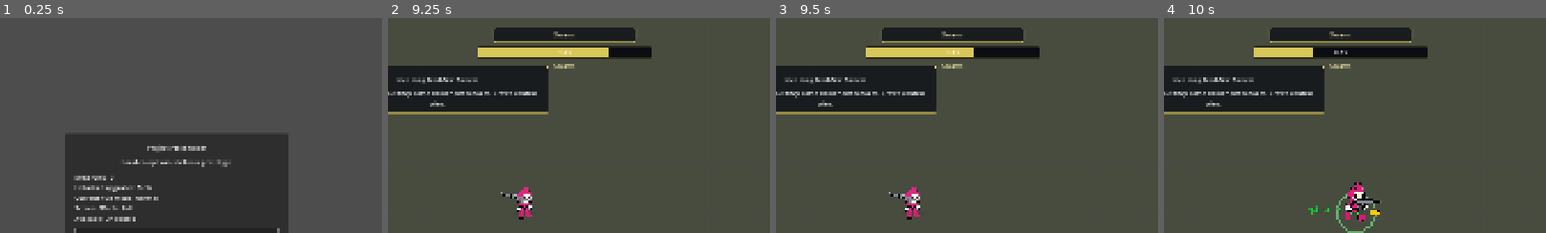
Above: before the commit, frames 1-4 (left to right).
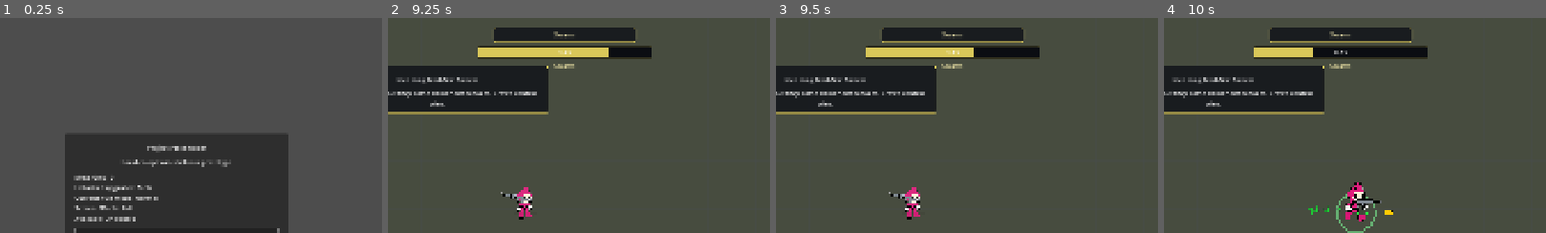
Above: after the commit, the same moments.

Repository: snaxico/project-twin-stick
Game: Godot game, scene res://scenes/ui/Bootstrap.tscn
Same seed, same stepped clock (60 frames per second), same inputs: the game is played once before the commit and once after it.
Inputs (mouse positions are % of the whole screen's width and height, from its top left):
- Up to frame 1 (0.25 s): no input
- Up to frame 2 (9.25 s): click "Play" at 0.5 s; click "Settings" at 1.25 s; click "Full" at 2 s; click "Heavy Auto" at 2.75 s; click "Off" at 3.5 s; click "Back" at 4.25 s; click "1 Player" at 5 s; click "1 Player" at 5.75 s; click "Normal" at 6.5 s; click "Normal" at 7.25 s; click "Start Run" at 8 s; click "Fight +2 Gold" at 8.75 s
- Up to frame 3 (9.5 s): no input
- Up to frame 4 (10 s): tap Enter at 9.5 s; move the mouse to (72, 45) at 9.52 s; hold Right (ui_right) from 9.53 s (still down); hold R from 9.53 s (still down); click (72, 45) at 9.67 s; tap Space at 9.77 s
The pictures show only the part of the screen within x 27-77%, y 0-50%; the shares and areas given below are measured in that part.

Frames 1-3 are identical in both runs. In frame 4, 0.1% of the frame differs, in the area x 48-60%, y 89-92%.

Commit message:
Patch 15 combat feel follow-up

Diff:
--- a/data/weapons.json
+++ b/data/weapons.json
@@ -12,9 +12,9 @@
       "max_level": 5,
       "pools": ["reward", "shop"],
       "base_stats": {
-        "damage": 10.0,
-        "fire_rate": 4.62962962962963,
-        "projectile_speed": 540.0,
+        "damage": 14.0,
+        "fire_rate": 5.0,
+        "projectile_speed": 648.0,
         "range": 520.0,
         "area": 4.0,
         "amount": 1,
@@ -263,11 +263,11 @@
         "kind": "grenade",
         "projectile_count": 1,
         "spread_radians": 0.0,
-        "cooldown_mult": 1.0,
+        "cooldown_mult": 0.9,
         "base_projectile_speed": 125.0,
         "projectile_speed_mult": 1.0,
-        "damage_mult": 1.0,
-        "explosion_radius_mult": 1.0,
+        "damage_mult": 1.35,
+        "explosion_radius_mult": 1.15,
         "base_fuse_time": 1.0,
         "fuse_time_mult": 1.0,
         "base_gravity_force": 520.0,
--- a/scripts/enemies/Enemy.gd
+++ b/scripts/enemies/Enemy.gd
@@ -1,7 +1,7 @@
 extends CharacterBody2D
 
 signal enemy_died(enemy)
-signal fire_requested(origin, direction, speed, damage, team, color)
+signal fire_requested(origin, direction, speed, damage, team, color, projectile_scale)
 signal hit_received(enemy, damage_amount, lethal)
 
 const FLASH_SHADER_CODE := """
@@ -55,6 +55,7 @@
 var _death_explosion_damage: int = 0
 var _projectile_burst_count := 1
 var _projectile_spread_radians := 0.0
+var _projectile_visual_scale := 1.0
 var _knockback_velocity: Vector2 = Vector2.ZERO
 var _flash_material: ShaderMaterial = null
 var _flash_tween: Tween = null
@@ -73,6 +74,7 @@
 var _charge_direction := Vector2.ZERO
 var _charge_windup_ends_at := 0.0
 var _charge_dash_ends_at := 0.0
+var _charge_recovery_ends_at := 0.0
 var _next_charge_at := 0.0
 var _slam_direction := Vector2.ZERO
 var _slam_windup_ends_at := 0.0
@@ -91,14 +93,15 @@
 	match type_name:
 		"spitter":
 			enemy_type = EnemyType.SPITTER
-			max_health = 20
+			max_health = 24
 			move_speed = 110.0
-			fire_interval = 2.6
-			projectile_speed = 280.0
+			fire_interval = 3.9
+			projectile_speed = 224.0
 			projectile_damage = 10
 			preferred_distance = 230.0
 			_projectile_burst_count = 1
 			_projectile_spread_radians = 0.0
+			_projectile_visual_scale = 1.1
 		"charger":
 			enemy_type = EnemyType.CHARGER
 			max_health = 40
@@ -110,6 +113,7 @@
 			preferred_distance = 200.0
 			_projectile_burst_count = 0
 			_projectile_spread_radians = 0.0
+			_projectile_visual_scale = 1.0
 		"bruiser":
 			enemy_type = EnemyType.BRUISER
 			max_health = 60
@@ -121,6 +125,7 @@
 			preferred_distance = 60.0
 			_projectile_burst_count = 0
 			_projectile_spread_radians = 0.0
+			_projectile_visual_scale = 1.0
 		"boss":
 			enemy_type = EnemyType.BOSS
 			max_health = 180
@@ -132,9 +137,10 @@
 			preferred_distance = 240.0
 			_projectile_burst_count = 5
 			_projectile_spread_radians = 0.14
+			_projectile_visual_scale = 1.0
 		_:
 			enemy_type = EnemyType.CHASER
-			max_health = 30
+			max_health = 21
 			move_speed = 145.0
 			fire_interval = 1.3
 			projectile_speed = 340.0
@@ -142,6 +148,7 @@
 			preferred_distance = 190.0
 			_projectile_burst_count = 1
 			_projectile_spread_radians = 0.0
+			_projectile_visual_scale = 1.0
 	current_health = max_health
 	_reset_behavior_state()
 	_apply_type_visual()
@@ -261,8 +268,10 @@
 		EnemyType.BOSS:
 			base_velocity = _update_boss_behavior(direction, distance, now)
 
-	base_velocity += _compute_separation_force()
-	base_velocity = _apply_obstacle_detour(base_velocity, direction)
+	var charger_committed_dash: bool = enemy_type == EnemyType.CHARGER and now < _charge_dash_ends_at
+	if not charger_committed_dash:
+		base_velocity += _compute_separation_force()
+		base_velocity = _apply_obstacle_detour(base_velocity, direction)
 	_knockback_velocity = _knockback_velocity.move_toward(Vector2.ZERO, 900.0 * _delta)
 	velocity = base_velocity + _knockback_velocity
 	move_and_slide()
@@ -420,13 +429,17 @@
 func _update_charger_behavior(direction: Vector2, distance: float, now: float) -> Vector2:
 	if now < _charge_windup_ends_at:
 		return Vector2.ZERO
+	if now < _charge_recovery_ends_at:
+		return Vector2.ZERO
 	if now < _charge_dash_ends_at:
-		return _charge_direction * move_speed * 3.4
+		return _charge_direction * move_speed * 5.45
 	if distance > 115.0 and distance < 360.0 and now >= _next_charge_at:
 		_charge_direction = direction
-		_charge_windup_ends_at = now + 0.20
+		_charge_windup_ends_at = now + 0.35
 		_charge_dash_ends_at = _charge_windup_ends_at + 0.24
-		_next_charge_at = now + 1.8
+		_charge_recovery_ends_at = _charge_dash_ends_at + 1.2
+		_next_charge_at = _charge_recovery_ends_at + 0.25
+		_play_charger_windup_telegraph()
 		return Vector2.ZERO
 	if distance > preferred_distance:
 		return direction * move_speed * 0.92
@@ -474,7 +487,8 @@
 			projectile_speed,
 			projectile_damage,
 			get_team(),
-			visual.color.lightened(0.08)
+			visual.color.lightened(0.08),
+			_projectile_visual_scale
 		)
 
 func _emit_spitter_shot(base_direction: Vector2) -> void:
@@ -487,7 +501,8 @@
 		projectile_speed,
 		projectile_damage,
 		get_team(),
-		visual.color.lightened(0.08)
+		visual.color.lightened(0.08),
+		_projectile_visual_scale
 	)
 
 func _build_spread_directions(base_direction: Vector2, projectile_count: int, spread_radians: float) -> Array:
@@ -654,6 +669,16 @@
 	_flash_tween = create_tween()
 	_flash_tween.tween_property(flash_material, "shader_parameter/flash_intensity", 0.0, duration)
 
+func _play_charger_windup_telegraph() -> void:
+	_play_flash(Color(1.0, 1.0, 1.0, 1.0), 0.22)
+	_outline_pulse = 1.45
+	if body_root != null:
+		body_root.modulate = Color(1.18, 1.18, 1.18, 1.0)
+		var tween := create_tween()
+		tween.tween_property(body_root, "modulate", Color.WHITE, 0.22)
+	if _combat_owner != null and _combat_owner.has_method("handle_enemy_charge_windup"):
+		_combat_owner.handle_enemy_charge_windup(global_position)
+
 func _get_flash_material() -> ShaderMaterial:
 	if _flash_material != null:
 		return _flash_material
@@ -747,6 +772,7 @@
 	_charge_direction = Vector2.ZERO
 	_charge_windup_ends_at = 0.0
 	_charge_dash_ends_at = 0.0
+	_charge_recovery_ends_at = 0.0
 	_next_charge_at = 0.0
 	_slam_direction = Vector2.ZERO
 	_slam_windup_ends_at = 0.0
--- a/scripts/game/CoopManager.gd
+++ b/scripts/game/CoopManager.gd
@@ -917,15 +917,16 @@
 	else:
 		_spawn_grenade(origin, direction, speed, damage, team, projectile_data, color)
 
-func _on_enemy_fire_requested(origin: Vector2, direction: Vector2, speed: float, damage: int, team: String, color: Color) -> void:
+func _on_enemy_fire_requested(origin: Vector2, direction: Vector2, speed: float, damage: int, team: String, color: Color, projectile_scale: float = 1.0) -> void:
 	if _room_is_cleared or _room_is_failed:
 		return
-	_spawn_projectile(origin, direction, speed, damage, team, color)
-
-func _spawn_projectile(origin: Vector2, direction: Vector2, speed: float, damage: int, team: String, color: Color, shooter: Node = null, feedback_profile: String = "rifle", impact_weight: float = 1.0) -> void:
+	_spawn_projectile(origin, direction, speed, damage, team, color, null, "rifle", 1.0, projectile_scale)
+
+func _spawn_projectile(origin: Vector2, direction: Vector2, speed: float, damage: int, team: String, color: Color, shooter: Node = null, feedback_profile: String = "rifle", impact_weight: float = 1.0, projectile_scale: float = 1.0) -> void:
 	var projectile = projectile_scene.instantiate()
 	projectile.global_position = origin
 	projectile.setup(team, direction, speed, damage, color, shooter, feedback_profile, impact_weight)
+	projectile.collision_half_width = max(projectile.collision_half_width * projectile_scale, 1.0)
 	projectile.allow_friendly_fire = _friendly_fire_enabled and team == "player"
 	projectile.impact_requested.connect(_on_projectile_impact_requested)
 	projectiles.add_child(projectile)
@@ -1321,11 +1322,14 @@
 func _on_enemy_died(enemy) -> void:
 	var enemy_weight: float = enemy.get_feedback_weight() if enemy != null and is_instance_valid(enemy) and enemy.has_method("get_feedback_weight") else 1.0
 	var enemy_color: Color = enemy.get_feedback_color() if enemy != null and is_instance_valid(enemy) and enemy.has_method("get_feedback_color") else Color(1.0, 0.28, 0.28, 1.0)
-	_trigger_hitstop(0.06 + enemy_weight * 0.032)
-	_add_camera_trauma(0.28 + enemy_weight * 0.24)
+	var death_burst_weight: float = enemy_weight
+	var death_hitstop: float = 0.045 if is_equal_approx(enemy_weight, 0.9) else 0.06 + enemy_weight * 0.032
+	var death_trauma: float = 0.18 if is_equal_approx(enemy_weight, 0.9) else 0.28 + enemy_weight * 0.24
+	_trigger_hitstop(death_hitstop)
+	_add_camera_trauma(death_trauma)
 	_play_sfx_enemy_death(enemy_weight)
 	_spawn_world_effect(
-		ParticleFactoryData.create_death_burst(enemy_color, enemy_weight),
+		ParticleFactoryData.create_death_burst(enemy_color, death_burst_weight),
 		enemy.global_position
 	)
 	_spawn_world_effect(
@@ -1366,10 +1370,14 @@
 	_refresh_debug_ui()
 
 func _on_explosive_detonated(origin: Vector2, color: Color, feedback_profile: String, impact_weight: float, explosion_radius: float, combat_context: Dictionary) -> void:
+	var burst_weight: float = impact_weight * 1.08 if feedback_profile == "grenade" else impact_weight
+	var camera_trauma: float = 0.18 + impact_weight * 0.17
+	if feedback_profile == "grenade":
+		camera_trauma *= 1.08
 	_play_sfx_explosion(impact_weight, feedback_profile)
-	_spawn_world_effect(ParticleFactoryData.create_explosion_burst(color, impact_weight), origin)
+	_spawn_world_effect(ParticleFactoryData.create_explosion_burst(color, burst_weight), origin)
 	_spawn_world_effect(ParticleFactoryData.create_explosion_ring(color.lightened(0.1), max(explosion_radius, 46.0), 3.0 + impact_weight), origin)
-	_add_camera_trauma(0.18 + impact_weight * 0.17)
+	_add_camera_trauma(camera_trauma)
 	_play_zoom_punch(0.04 + impact_weight * 0.018, 0.04, 0.1 + impact_weight * 0.03)
 	_process_primary_trigger_event("on_explosion", combat_context)
 
@@ -1381,7 +1389,7 @@
 	elif feedback_profile == "scatter":
 		_add_camera_trauma(0.10)
 	else:
-		_add_camera_trauma(0.05)
+		_add_camera_trauma(0.04)
 
 func _on_player_dash_trail_requested(origin: Vector2, color: Color) -> void:
 	_spawn_world_effect(ParticleFactoryData.create_dash_trail(color.darkened(0.15), 1.1), origin)
@@ -1398,7 +1406,7 @@
 	var enemy_weight: float = enemy.get_feedback_weight() if enemy != null and is_instance_valid(enemy) and enemy.has_method("get_feedback_weight") else 1.0
 	_play_sfx_hit(enemy_weight)
 	if not lethal:
-		_trigger_hitstop(0.022 + enemy_weight * 0.013)
+		_trigger_hitstop(0.018 + enemy_weight * 0.010)
 	if enemy != null and is_instance_valid(enemy):
 		var text_color: Color = Color(1.0, 0.85, 0.7, 1.0)
 		if lethal:
@@ -2501,12 +2509,16 @@
 		_spawn_hot_floor_batch()
 		_next_hot_floor_batch_at = now + _room_random.randf_range(maxf(batch_interval - 1.0, 0.5), batch_interval + 1.0)
 	var active_players: Array = get_active_players()
-	for zone_variant in _hot_floor_zones.duplicate():
-		var zone: HotFloorZoneData = zone_variant as HotFloorZoneData
-		if zone == null or not is_instance_valid(zone):
-			_hot_floor_zones.erase(zone_variant)
-			continue
+	var live_zones: Array = []
+	for zone_variant in _hot_floor_zones:
+		if not is_instance_valid(zone_variant):
+			continue
+		if not (zone_variant is HotFloorZoneData):
+			continue
+		var zone: HotFloorZoneData = zone_variant
+		live_zones.append(zone)
 		zone.apply_damage_to_targets(active_players)
+	_hot_floor_zones = live_zones
 
 func _spawn_hot_floor_batch() -> void:
 	var zone_interval: float = _modifier_engine.get_hot_floor_zone_interval(_active_modifier)
@@ -2601,12 +2613,16 @@
 
 func _update_death_puddles() -> void:
 	var active_players: Array = get_active_players()
-	for puddle_variant in _death_puddles.duplicate():
-		var puddle: DeathPuddleData = puddle_variant as DeathPuddleData
-		if puddle == null or not is_instance_valid(puddle):
-			_death_puddles.erase(puddle_variant)
-			continue
+	var live_puddles: Array = []
+	for puddle_variant in _death_puddles:
+		if not is_instance_valid(puddle_variant):
+			continue
+		if not (puddle_variant is DeathPuddleData):
+			continue
+		var puddle: DeathPuddleData = puddle_variant
+		live_puddles.append(puddle)
 		puddle.apply_damage_to_targets(active_players)
+	_death_puddles = live_puddles
 
 func _clear_modifier_hazards() -> void:
 	for zone_variant in _hot_floor_zones:
@@ -3199,6 +3215,12 @@
 func spawn_enemy_attack_trail(origin: Vector2, direction: Vector2, color: Color, weight: float = 1.0) -> void:
 	_spawn_world_effect(ParticleFactoryData.create_attack_trail(color, direction, weight), origin)
 
+func handle_enemy_charge_windup(origin: Vector2) -> void:
+	for player in get_active_players():
+		if player != null and is_instance_valid(player) and player.global_position.distance_to(origin) <= 200.0:
+			_add_camera_trauma(0.03)
+			return
+
 func _play_sfx_fire(profile: String = "rifle", weight: float = 1.0) -> void:
 	if _sfx_engine != null:
 		_sfx_engine.play_fire(profile, weight)
--- a/scripts/weapons/GrenadeProjectile.gd
+++ b/scripts/weapons/GrenadeProjectile.gd
@@ -120,6 +120,9 @@
 		return
 
 	var groups_to_check: Array = ["aim_target"] if team == "player" else ["player_target"]
+	var knockback_force: float = 240.0
+	if kind == "grenade":
+		knockback_force *= 1.4
 
 	for group_name in groups_to_check:
 		for candidate in tree.get_nodes_in_group(group_name):
@@ -135,6 +138,8 @@
 			var target_node: Node2D = candidate
 			var distance: float = origin.distance_to(target_node.global_position)
 			if distance <= radius and candidate.has_method("apply_damage"):
+				if candidate.has_method("apply_knockback"):
+					candidate.apply_knockback((target_node.global_position - origin).normalized(), knockback_force)
 				candidate.apply_damage(damage_amount)
 				damage_applied.emit(origin, (target_node.global_position - origin).normalized(), team, _tint_color, feedback_profile, impact_weight, candidate, _build_combat_context(origin, target_node, damage_amount))
 
Not shown, changed: README.md
Not shown, changed: docs/development/current-state.md
Not shown, added: docs/development/history/2026-05-16.md
